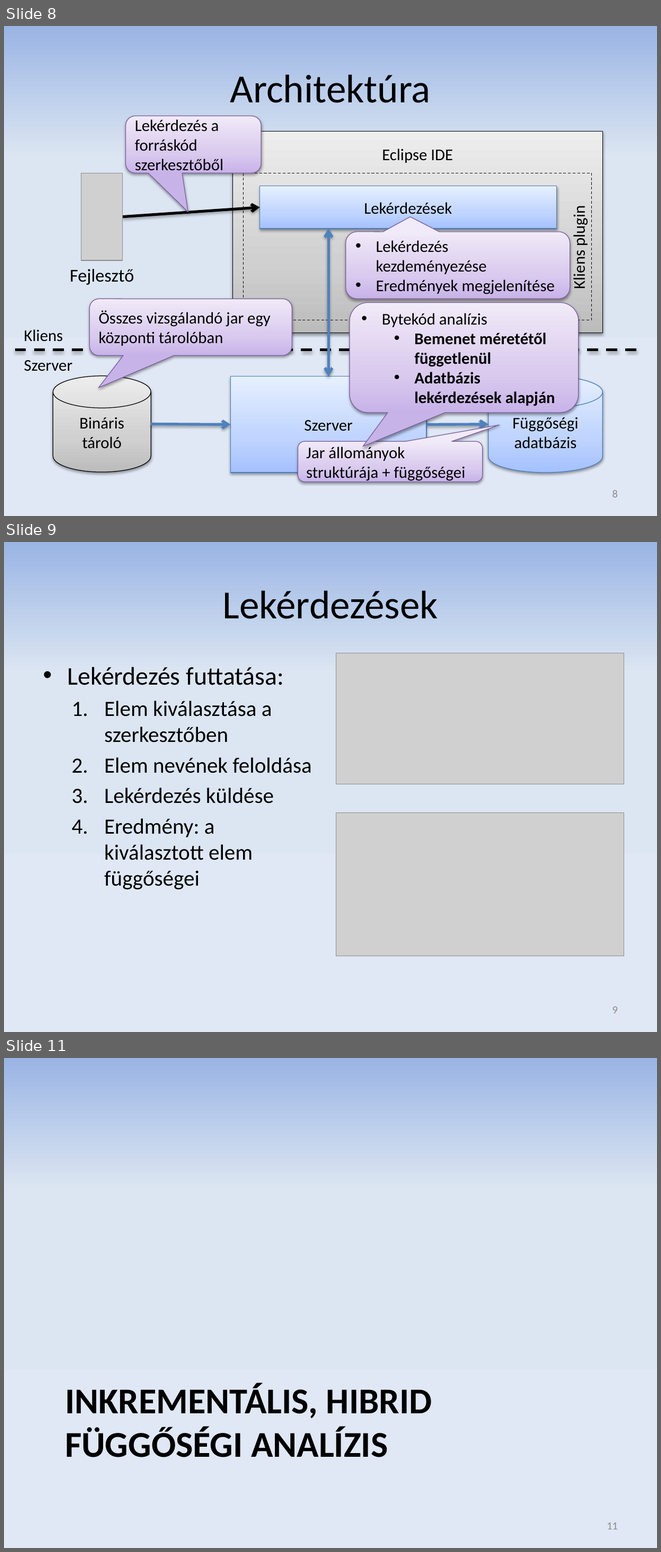
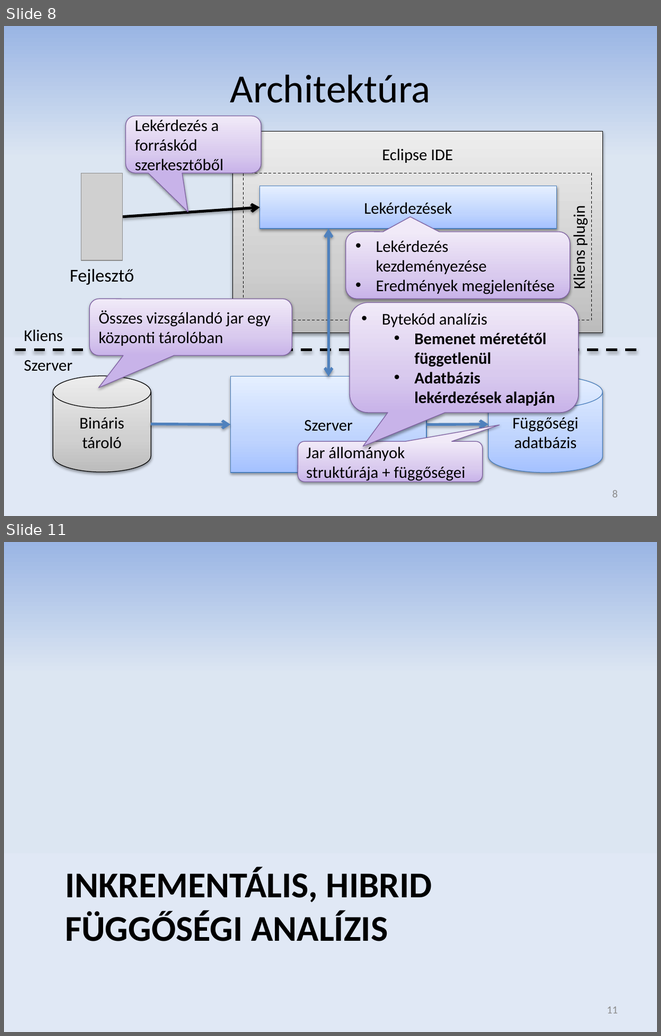
Before and after one commit to donat/incquery-deps, a slide deck: incquery-deps-documentation/presentation/tdk_pres_hu_v3.pptx. Shown one above the other, each under a label of ours: slides 8, 9 and 11 before the commit, slides 8 and 11 after it; the slides between them are not shown. The pictures are 661x1552 and 661x1036 pixels, drawn with LibreOffice and Linux fonts; fonts in the diff are those of the drawing; grey boxes stand for pictures. Boxes give left, top, right and bottom in pixels: in the first picture for what was removed or moved away, otherwise in the second. Text is boxed around its words. In the diff, an @@ line names an element or a change of style, - is before the commit and + after.

```diff
--- a/incquery-deps-documentation/presentation/tdk_pres_hu_v3.pptx
+++ b/incquery-deps-documentation/presentation/tdk_pres_hu_v3.pptx
@@ slide 9 removed at <box>4,542,657,1032</box>, background gradient #9AB5E4 to #DCE6F2 to #E1E8F5 @@
@@ text removed at <box>223,590,438,619</box> @@
-Lekérdezések
@@ picture removed at <box>336,653,624,784</box> @@
@@ text removed at <box>68,667,311,889</box> @@
-  • Lekérdezés futtatása:
-    1. Elem kiválasztása a szerkesztőben
-    2. Elem nevének feloldása
-    3. Lekérdezés küldése
-    4. Eredmény: a kiválasztott elem függőségei
@@ picture removed at <box>336,813,624,956</box> @@
@@ page number removed at <box>612,1006,618,1013</box> @@
-9
```
Also in this commit, not shown: 13 slides changed, 2 slides added, 1 other slide removed.
